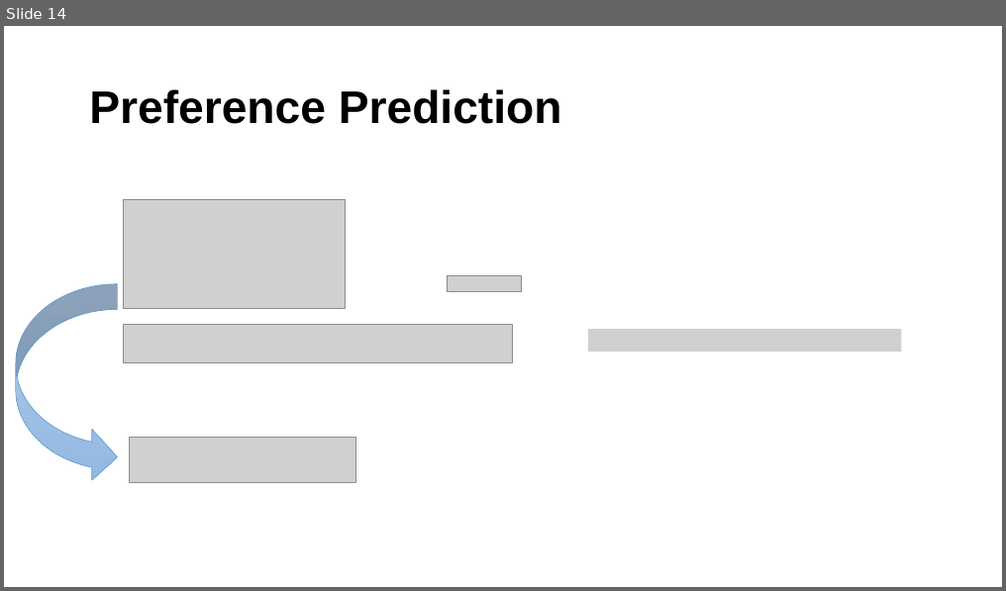
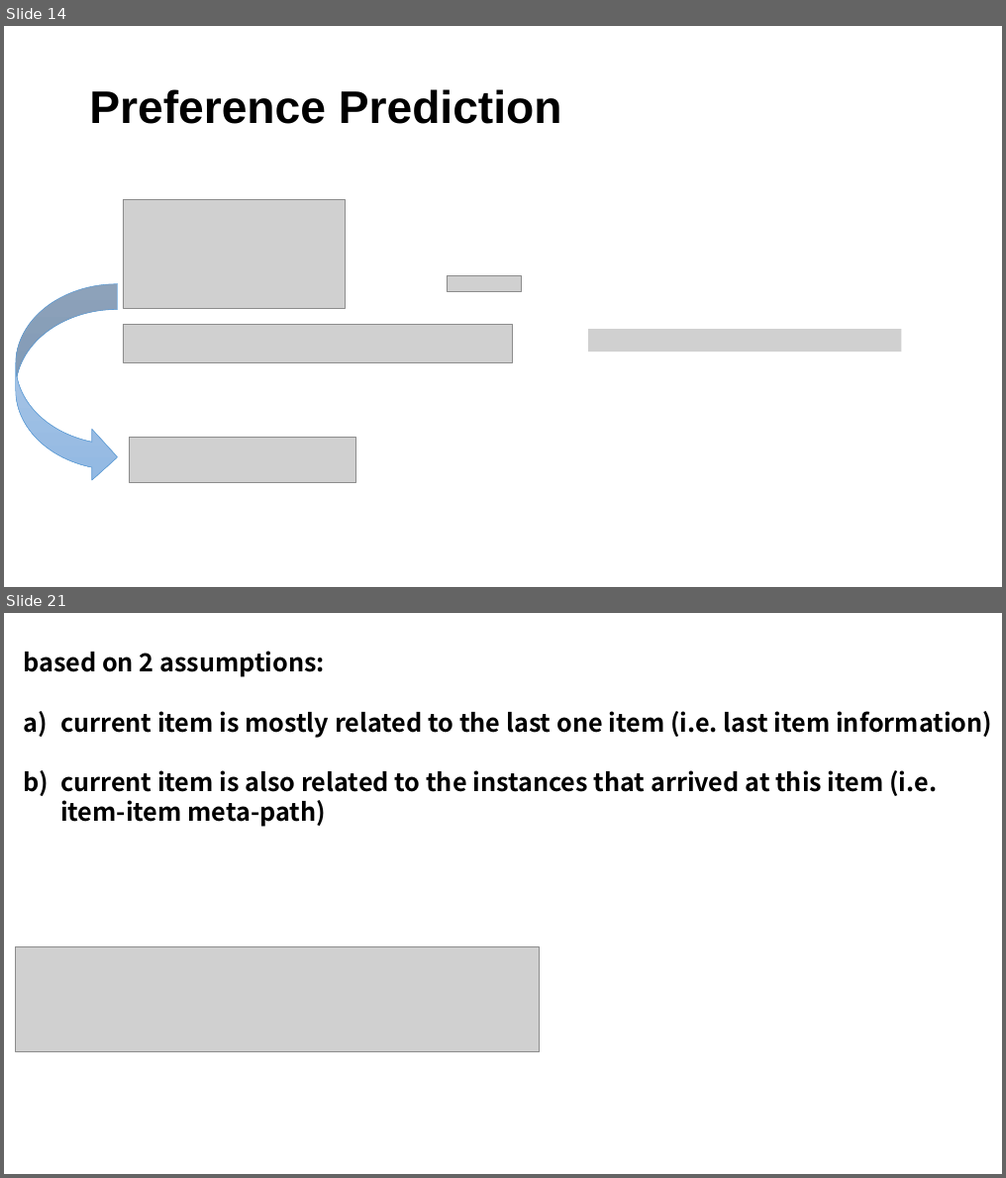
Before and after one commit to Viroog/explainable_resys-STU, a slide deck: explainable _recsys.pptx. Shown one above the other, each under a label of ours: slide 14 before the commit, slides 14 and 21 after it; the slides between them are not shown. The pictures are 1006x591 and 1006x1178 pixels, drawn with LibreOffice and Linux fonts; fonts in the diff are those of the drawing; grey boxes stand for pictures. Boxes give left, top, right and bottom in pixels: in the first picture for what was removed or moved away, otherwise in the second. Text is boxed around its words. In the diff, an @@ line names an element or a change of style, - is before the commit and + after.

```diff
--- a/explainable _recsys.pptx
+++ b/explainable _recsys.pptx
@@ slide 21 added at (4, 613, 1002, 1174), background #FFFFFF @@
@@ text added at (23, 651, 992, 827), 24 pt, text #000000, bold @@
+based on 2 assumptions:
+a) current item is mostly related to the last one item (i.e. last item information)
+b) current item is also related to the instances that arrived at this item (i.e. item-item meta-path)
@@ picture added at (16, 948, 540, 1054) @@
```
Also in this commit, not shown: 5 slides changed, 7 other slides added, 1 slide removed, 1 other file.
